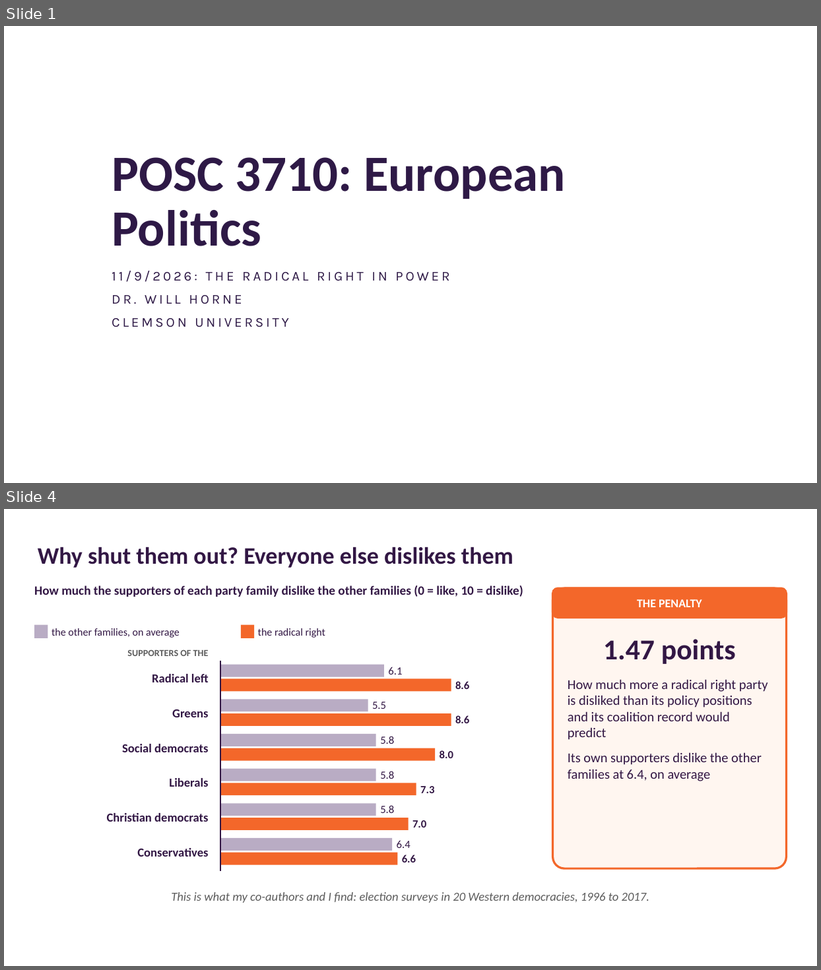
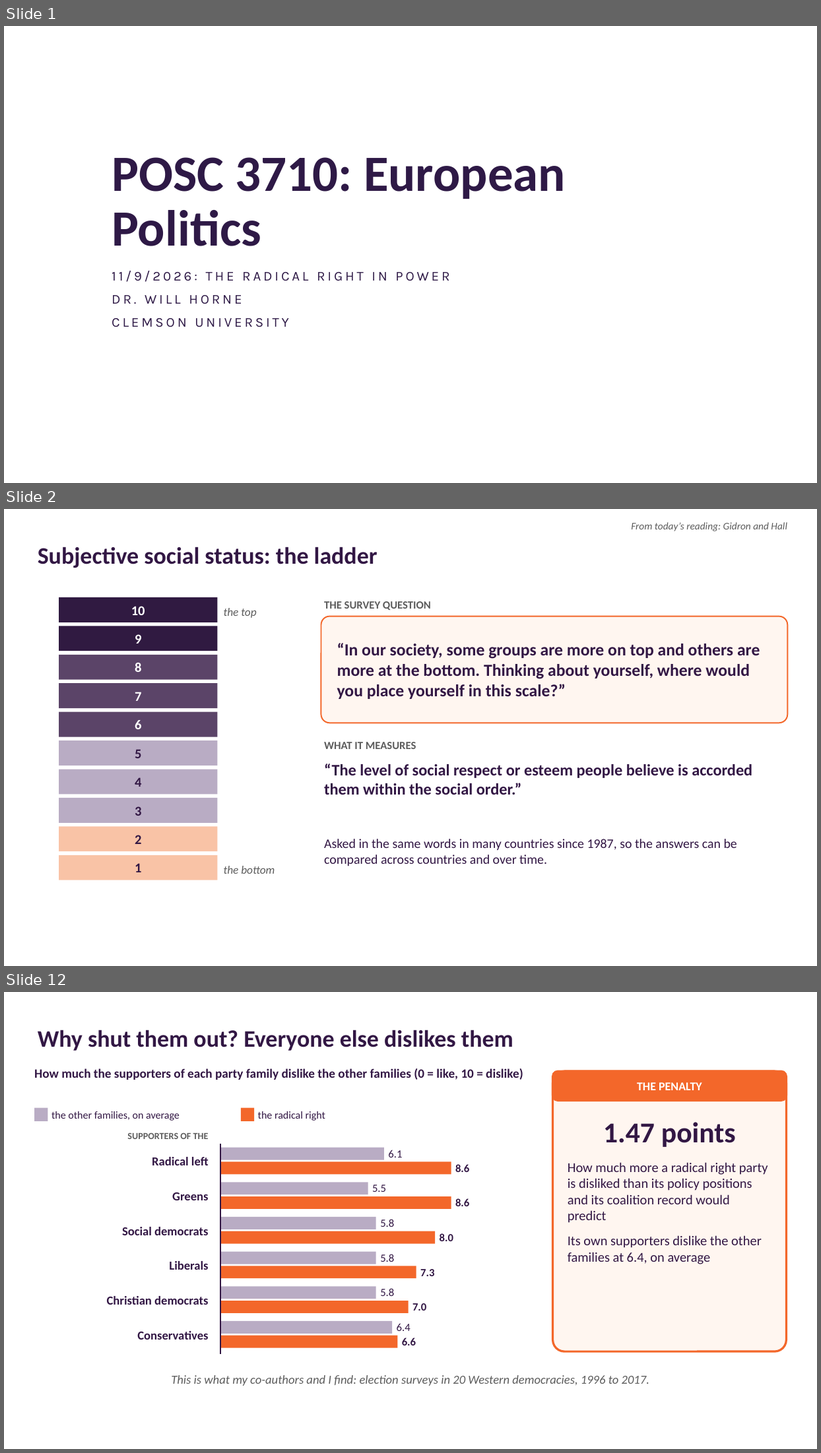
Before and after one commit to Will-Horne/will-horne.github.io, a slide deck: posc-3710/2026-11-09-the-radical-right-in-power.pptx. Shown one above the other, each under a label of ours: slides 1 and 4 before the commit, slides 1, 2 and 12 after it; the slides between them are not shown. The pictures are 821x970 and 821x1453 pixels, drawn with LibreOffice and Linux fonts; fonts in the diff are those of the drawing; background and template pictures are left out. Boxes give left, top, right and bottom in pixels: in the first picture for what was removed or moved away, otherwise in the second. Text is boxed around its words. In the diff, an @@ line names an element or a change of style, - is before the commit and + after.

```diff
--- a/posc-3710/2026-11-09-the-radical-right-in-power.pptx
+++ b/posc-3710/2026-11-09-the-radical-right-in-power.pptx
@@ slide 2 added at (4, 509, 817, 966), background picture (left out) @@
@@ text added at (631, 522, 787, 531), 12 pt, text #5C5C5C, italic @@
+From today’s reading: Gidron and Hall
@@ text added at (38, 547, 378, 568), 28 pt, text #321744, bold @@
+Subjective social status: the ladder
@@ rectangle added at (59, 597, 217, 623), fill #301A41, 16 pt, text #FFFFFF, bold @@
+10
@@ text added at (324, 601, 431, 610), 13 pt, text #5C5C5C, bold @@
+THE SURVEY QUESTION
@@ rectangle added at (59, 626, 217, 651), fill #301A41, 16 pt, text #FFFFFF, bold @@
+9
@@ text added at (224, 608, 256, 618), 13.5 pt, text #5C5C5C, italic @@
+the top
@@ rounded rectangle added at (321, 617, 788, 723), fill #FFF6F0, outline #F3672A 1.5 pt, 20 pt, text #321744, bold @@
+“In our society, some groups are more on top and others are more at the bottom. Thinking about yourself, where would you place yourself in this scale?”
@@ rectangle added at (59, 655, 217, 680), fill #5B4468, 16 pt, text #FFFFFF, bold @@
+8
@@ rectangle added at (59, 683, 217, 708), fill #5B4468, 16 pt, text #FFFFFF, bold @@
+7
@@ rectangle added at (59, 712, 217, 737), fill #5B4468, 16 pt, text #FFFFFF, bold @@
+6
@@ rectangle added at (59, 741, 217, 766), fill #B9ACC4, 16 pt, text #321744, bold @@
+5
@@ text added at (324, 742, 416, 749), 13 pt, text #5C5C5C, bold @@
+WHAT IT MEASURES
@@ text added at (324, 764, 752, 795), 19 pt, text #321744, bold @@
+“The level of social respect or esteem people believe is accorded them within the social order.”
@@ rectangle added at (59, 770, 217, 795), fill #B9ACC4, 16 pt, text #321744, bold @@
+4
@@ rectangle added at (59, 798, 217, 823), fill #B9ACC4, 16 pt, text #321744, bold @@
+3
@@ rectangle added at (59, 827, 217, 852), fill #F9C3A6, 16 pt, text #321744, bold @@
+2
@@ text added at (324, 839, 737, 867), 15.5 pt, text #321744 @@
+Asked in the same words in many countries since 1987, so the answers can be compared across countries and over time.
@@ rectangle added at (59, 855, 217, 881), fill #F9C3A6, 16 pt, text #321744, bold @@
+1
@@ text added at (224, 866, 275, 874), 13.5 pt, text #5C5C5C, italic @@
+the bottom
@@ what was slide 4 is now slide 12 @@
```
Also in this commit, not shown: 1 slide changed, 8 other slides added, 1 slide removed, 1 other file.
